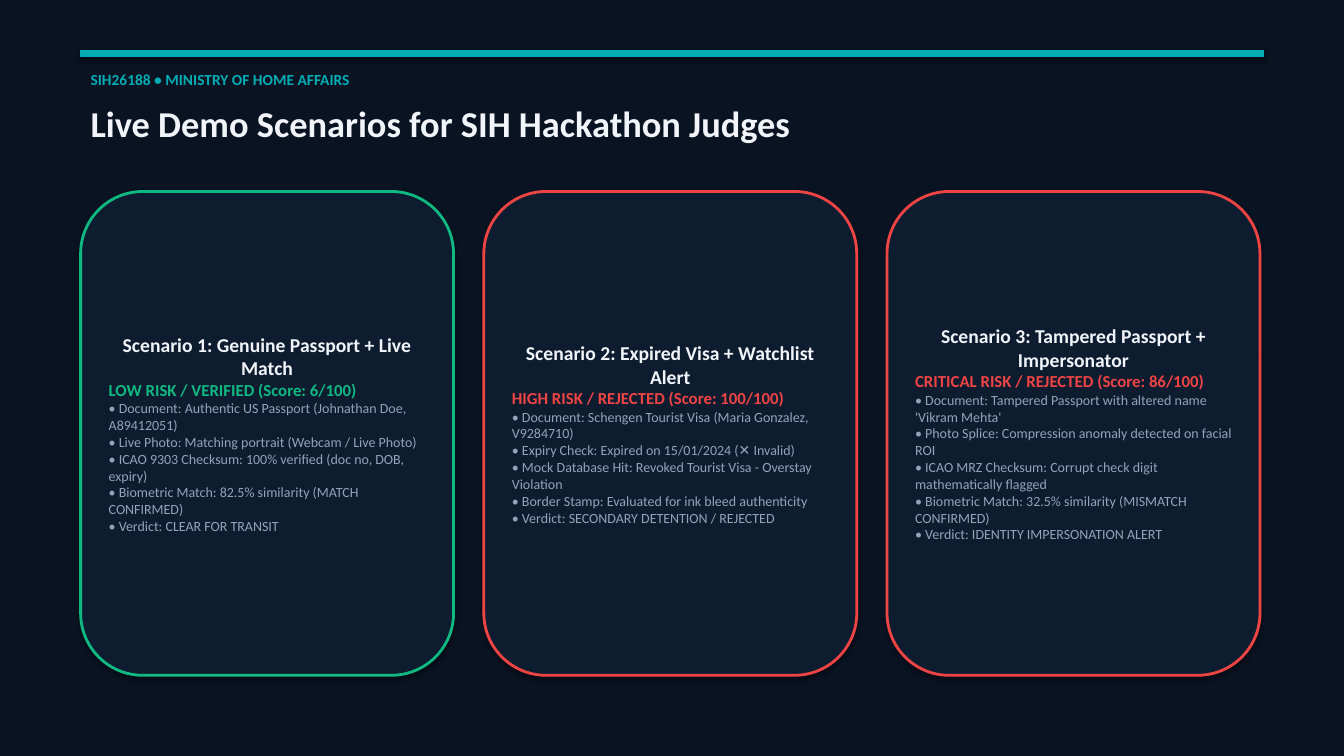
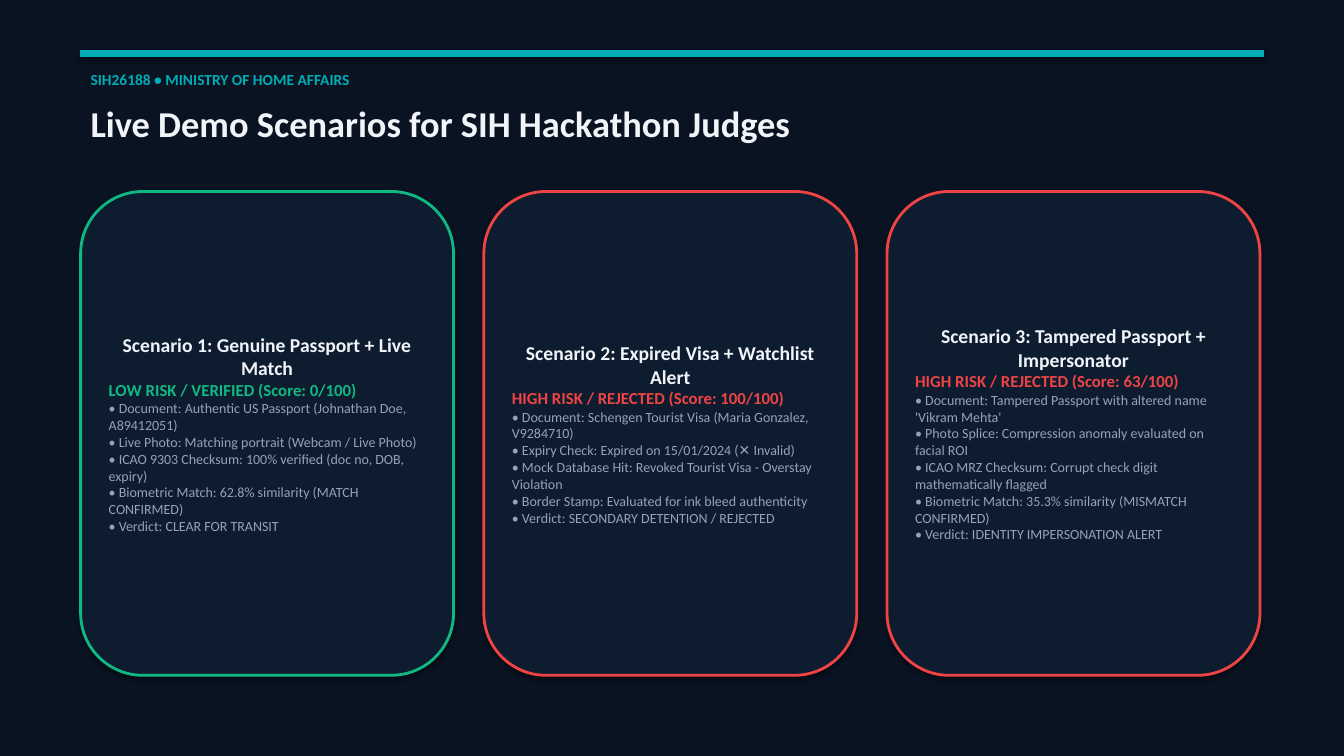
Before and after one commit to muskan-gupta01/TruthLens, a slide deck: slide 9 of TruthLens_SIH_Presentation.pptx. Drawn at 1344x756 pixels with LibreOffice and Linux fonts; fonts in the diff are those of the drawing. Boxes give left, top, right and bottom in pixels: in the first picture for what was removed or moved away, otherwise in the second. Text is boxed around its words. In the diff, an @@ line names an element or a change of style, - is before the commit and + after.

```diff
--- a/TruthLens_SIH_Presentation.pptx
+++ b/TruthLens_SIH_Presentation.pptx
@@ text in rounded rectangle at [109, 384, 356, 399]: text changed @@
-LOW RISK / VERIFIED (Score: 6/100)
+LOW RISK / VERIFIED (Score: 0/100)
@@ text in rounded rectangle at [915, 375, 1179, 390]: text changed @@
-CRITICAL RISK / REJECTED (Score: 86/100)
+HIGH RISK / REJECTED (Score: 63/100)
@@ text in rounded rectangle at [915, 428, 1204, 455]: text changed @@
-• Photo Splice: Compression anomaly detected on facial ROI
+• Photo Splice: Compression anomaly evaluated on facial ROI
@@ text in rounded rectangle at [109, 487, 359, 516]: text changed @@
-• Biometric Match: 82.5% similarity (MATCH CONFIRMED)
+• Biometric Match: 62.8% similarity (MATCH CONFIRMED)
@@ text in rounded rectangle at [915, 496, 1187, 525]: text changed @@
-• Biometric Match: 32.5% similarity (MISMATCH CONFIRMED)
+• Biometric Match: 35.3% similarity (MISMATCH CONFIRMED)
```
Also in this commit, not shown: 1 other slide changed, 1 slide added, 1 slide removed, 34 other files.
